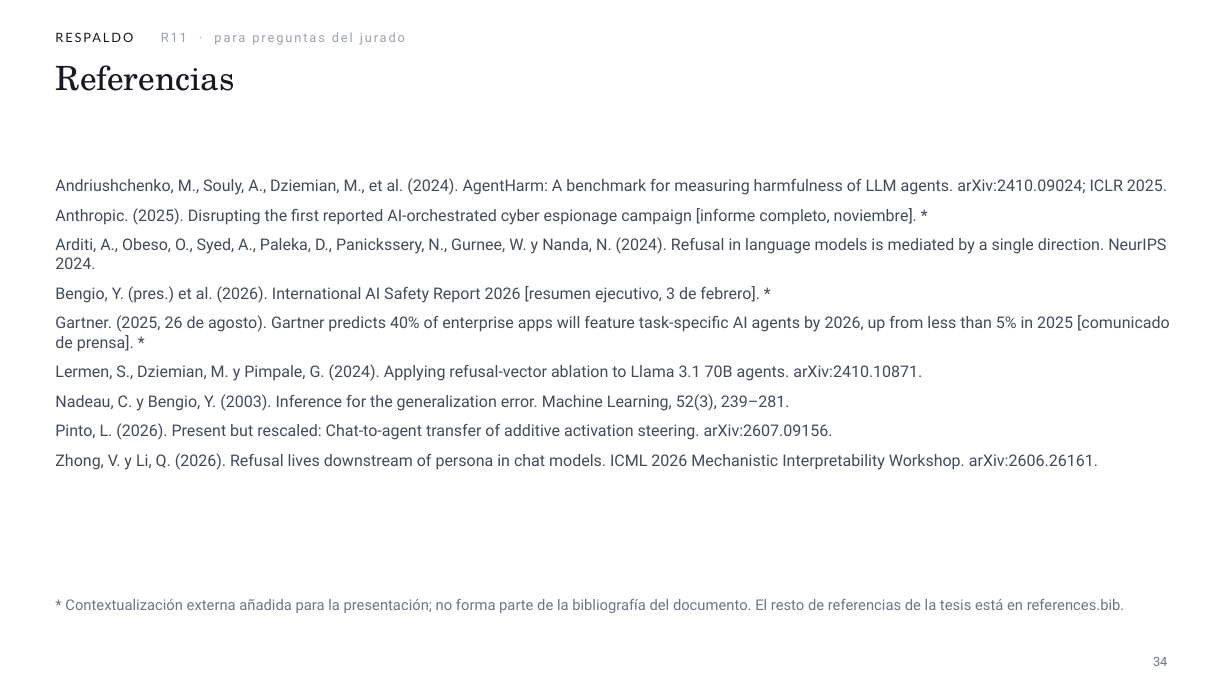
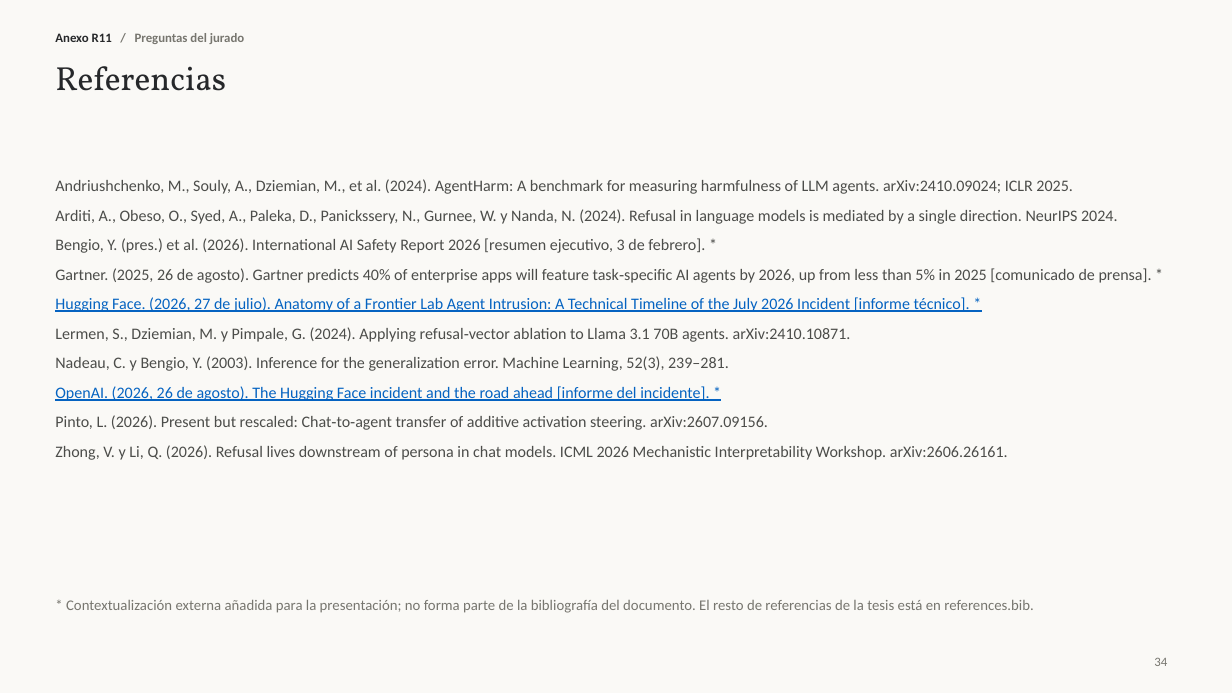
Before and after one commit to JEstebanBav/agentic-safety-probe, a slide deck: slide 34 of docs/sustentacion/Sustentacion_Espitia_Leiva.pptx. Drawn at 1232x693 pixels with LibreOffice and Linux fonts; fonts in the diff are those of the drawing. Boxes give left, top, right and bottom in pixels: in the first picture for what was removed or moved away, otherwise in the second. Text is boxed around its words. In the diff, an @@ line names an element or a change of style, - is before the commit and + after.

```diff
--- a/docs/sustentacion/Sustentacion_Espitia_Leiva.pptx
+++ b/docs/sustentacion/Sustentacion_Espitia_Leiva.pptx
@@ background #FFFFFF to #FAF9F6 @@
@@ title "Referencias" at box(55, 66, 226, 91): font TeX Gyre Schola to Vollkorn, text colour #161A20 to #26282A @@
@@ text at box(55, 33, 244, 44): text changed; font Roboto to Calibri; text colour #9AA1AA to #77766F; bold on @@
-RESPALDO R11 · para preguntas del jurado
+Anexo R11 / Preguntas del jurado
@@ text at box(55, 179, 1152, 460): font Roboto to Calibri, text colour #434B57 to #4C4D4A in "Andriushchenko, M., Souly, A., Dziemian, M., et ...", "Arditi, A., Obeso, O., Syed, A., Paleka, ...", "Bengio, Y. (pres.) et al. (2026). International ...", "Gartner. (2025, 26 de agosto). Gartner predicts ..." and 4 more places @@
@@ text at box(55, 208, 917, 225): paragraph removed @@
-Anthropic. (2025). Disrupting the first reported AI‑orchestrated cyber espionage campaign [informe completo, noviembre]. *
@@ text at box(55, 297, 970, 312): paragraph added @@
+Hugging Face. (2026, 27 de julio). Anatomy of a Frontier Lab Agent Intrusion: A Technical Timeline of the July 2026 Incident [informe técnico]. *
@@ text at box(55, 386, 709, 401): paragraph added @@
+OpenAI. (2026, 26 de agosto). The Hugging Face incident and the road ahead [informe del incidente]. *
@@ text "* Contextualización externa añadida para ..." at box(66, 600, 1033, 613): font Roboto to Calibri, text colour #6E7682 to #77766F @@
@@ page number at box(1154, 658, 1167, 666): font Roboto to Calibri, text colour #6E7682 to #77766F @@
```
Also in this commit, not shown: 31 other slides changed, 4 slides added, 3 slides removed, 21 other files.
